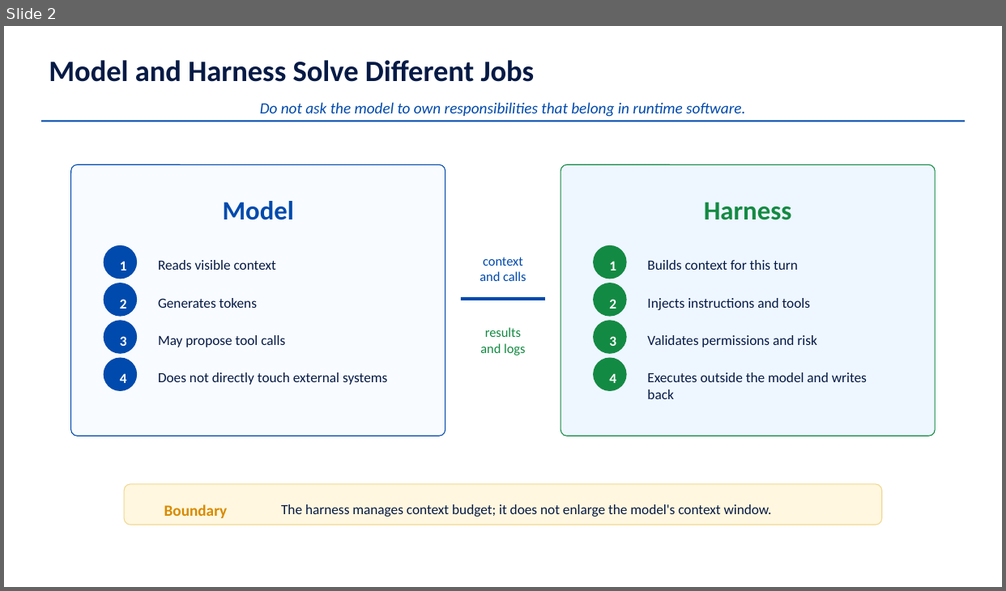
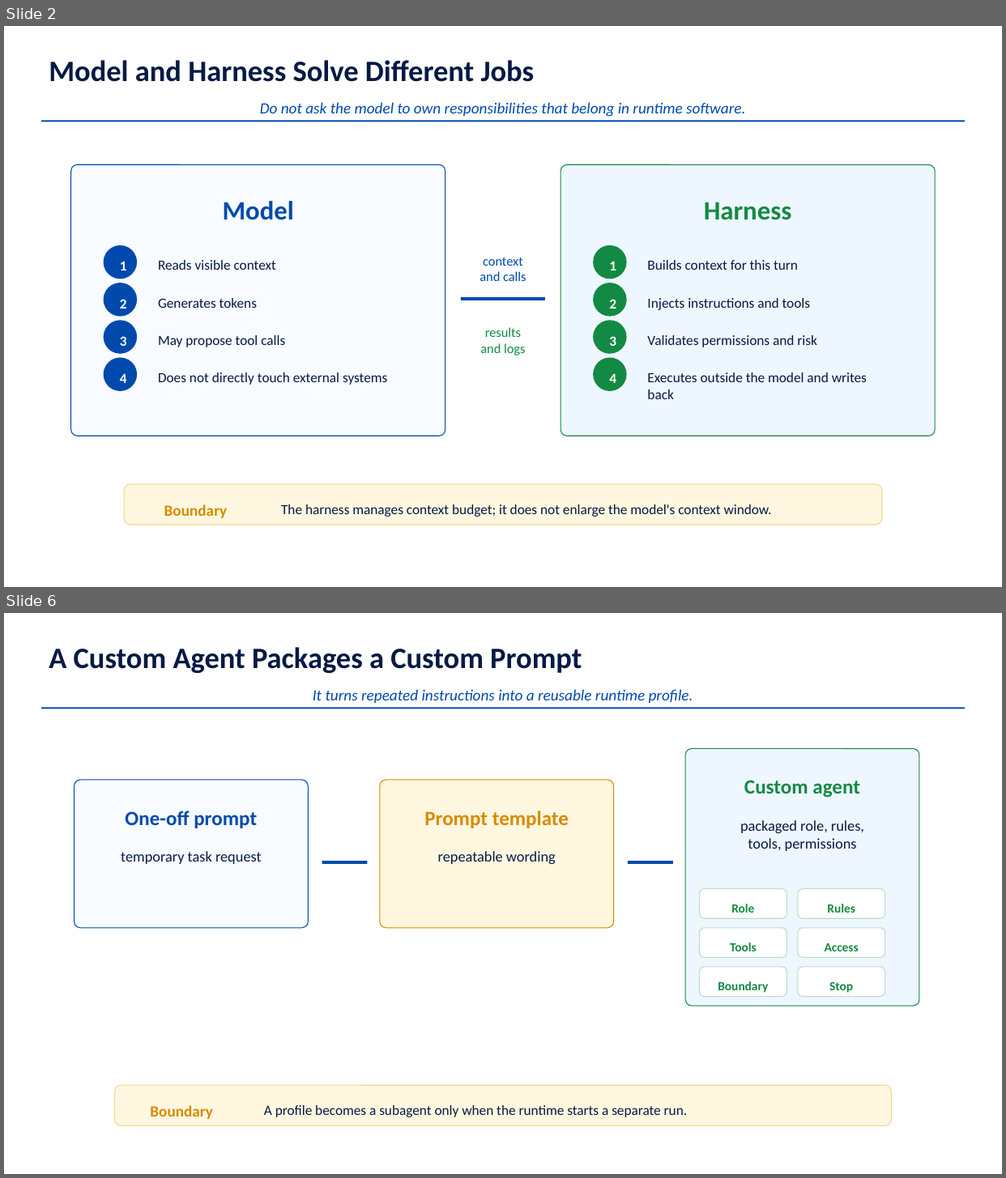
Before and after one commit to chinawrj/AIFing, a slide deck: decks/lesson-02-harness-engineering.pptx. Shown one above the other, each under a label of ours: slide 2 before the commit, slides 2 and 6 after it; the slides between them are not shown. The pictures are 1006x591 and 1006x1178 pixels, drawn with LibreOffice and Linux fonts; fonts in the diff are those of the drawing. Boxes give left, top, right and bottom in pixels: in the first picture for what was removed or moved away, otherwise in the second. Text is boxed around its words. In the diff, an @@ line names an element or a change of style, - is before the commit and + after.

```diff
--- a/decks/lesson-02-harness-engineering.pptx
+++ b/decks/lesson-02-harness-engineering.pptx
@@ slide 6 added at [4,613,1002,1174], background #FFFFFF @@
@@ text added at [49,647,582,674], 28.5 pt, text #061A45, bold @@
+A Custom Agent Packages a Custom Prompt
@@ line added from (41, 708) to (965, 708), #004AAD 1.5 pt @@
@@ text added at [313,689,693,703], 15 pt, text #004AAD, italic @@
+It turns repeated instructions into a reusable runtime profile.
@@ rounded rectangle added at [685,748,918,1006], fill #EEF6FF, outline #138A43 0.83 pt @@
@@ rounded rectangle added at [74,780,308,928], fill #F8FBFF, outline #004AAD 0.83 pt @@
@@ rounded rectangle added at [380,780,613,928], fill #FFF7DF, outline #D88A00 0.83 pt @@
@@ text added at [744,780,860,798], 19.5 pt, text #138A43, bold @@
+Custom agent
@@ text added at [125,811,257,828], 19.5 pt, text #004AAD, bold @@
+One-off prompt
@@ text added at [424,811,569,828], 19.5 pt, text #D88A00, bold @@
+Prompt template
@@ text added at [740,820,864,851], 14.2 pt, text #061A45 @@
+packaged role, rules,
+tools, permissions
@@ text added at [121,851,262,864], 14.2 pt, text #061A45 @@
+temporary task request
@@ text added at [438,851,556,864], 14.2 pt, text #061A45 @@
+repeatable wording
@@ line added from (322, 862) to (367, 862), #004AAD 3 pt @@
@@ line added from (628, 862) to (673, 862), #004AAD 3 pt @@
@@ rounded rectangle added at [700,889,787,919], fill #FFFFFF, outline #B8DEC8 0.83 pt @@
@@ text added at [731,904,754,913], 12 pt, text #138A43, bold @@
+Role
@@ rounded rectangle added at [798,889,885,919], fill #FFFFFF, outline #B8DEC8 0.83 pt @@
@@ text added at [827,904,855,913], 12 pt, text #138A43, bold @@
+Rules
@@ rounded rectangle added at [700,928,787,958], fill #FFFFFF, outline #B8DEC8 0.83 pt @@
@@ rounded rectangle added at [798,928,885,958], fill #FFFFFF, outline #B8DEC8 0.83 pt @@
@@ text added at [730,943,756,952], 12 pt, text #138A43, bold @@
+Tools
@@ text added at [825,943,859,952], 12 pt, text #138A43, bold @@
+Access
@@ rounded rectangle added at [700,967,787,997], fill #FFFFFF, outline #B8DEC8 0.83 pt @@
@@ rounded rectangle added at [798,967,885,997], fill #FFFFFF, outline #B8DEC8 0.83 pt @@
@@ text added at [718,982,768,993], 12 pt, text #138A43, bold @@
+Boundary
@@ text added at [829,982,853,993], 12 pt, text #138A43, bold @@
+Stop
@@ rounded rectangle added at [115,1085,892,1126], fill #FFF7DF, outline #F0D891 0.83 pt @@
@@ text added at [150,1105,213,1119], 15 pt, text #D88A00, bold @@
+Boundary
@@ text added at [264,1105,687,1118], 13.5 pt, text #061A45 @@
+A profile becomes a subagent only when the runtime starts a separate run.
```
Also in this commit, not shown: 6 slides changed, 2 other slides added, 3 slides removed, 15 other files.
